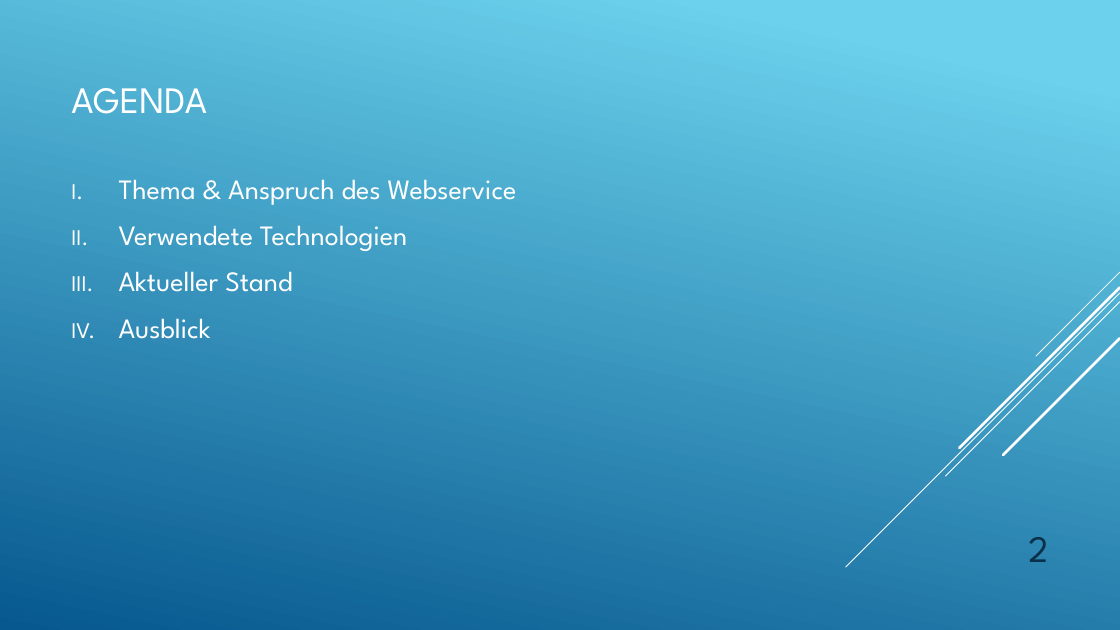
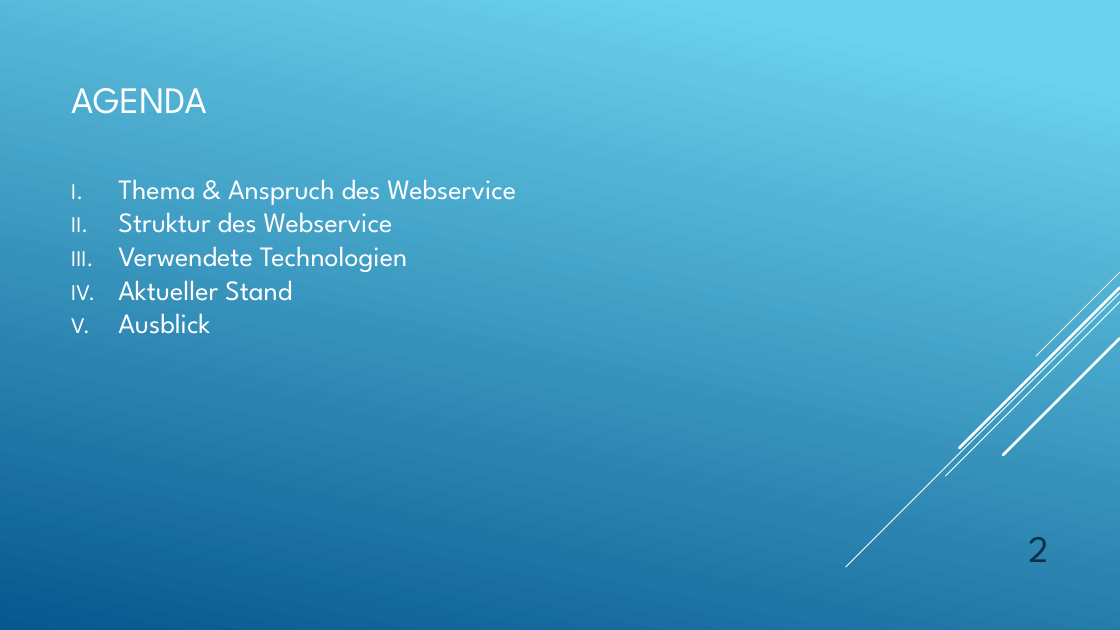
Before and after one commit to BuLLan/SCC_FlashCards, a slide deck: slide 2 of Zwischenpräsentation.pptx. Drawn at 1120x630 pixels with LibreOffice and Linux fonts; fonts in the diff are those of the drawing. Boxes give left, top, right and bottom in pixels: in the first picture for what was removed or moved away, otherwise in the second. Text is boxed around its words. In the diff, an @@ line names an element or a change of style, - is before the commit and + after.

```diff
--- a/Zwischenpräsentation.pptx
+++ b/Zwischenpräsentation.pptx
@@ text at (118,179,516,334): less space between paragraphs @@
@@ text at (118,212,393,233): paragraph added @@
+II. Struktur des Webservice
```
Also in this commit, not shown: 4 other slides changed, 2 slides added, 1 slide removed, 11 other files.
